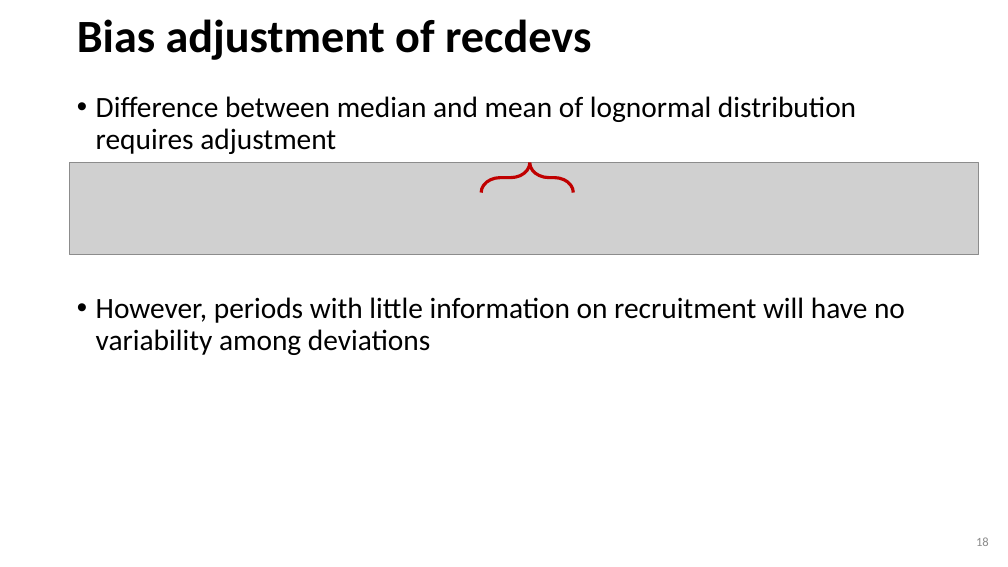
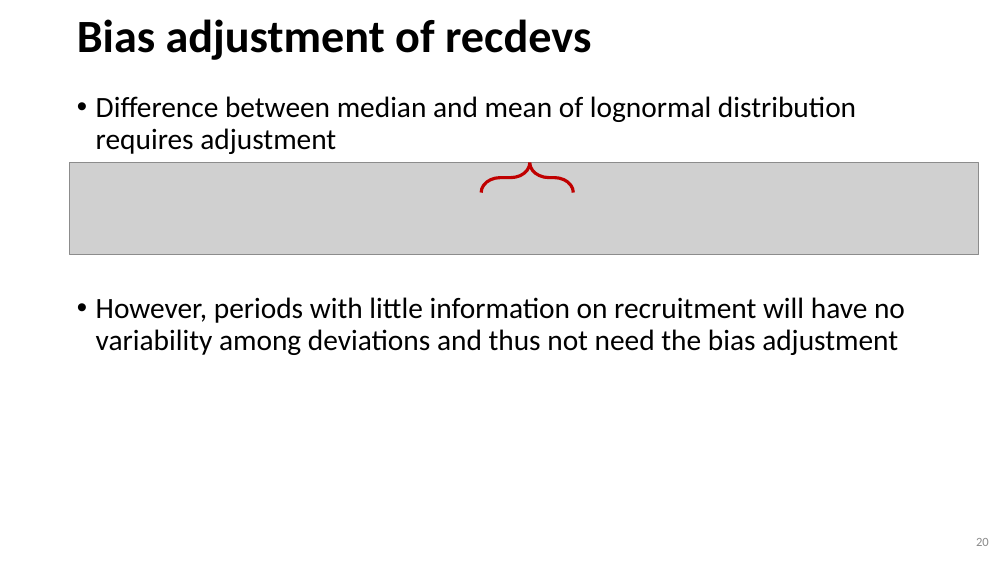
Before and after one commit to iantaylor-NOAA/SSrecruitment, a slide deck: slide 20 of Modeling Recruitment in Stock Synthesis.pptx (slide 18 before the commit). Drawn at 1008x567 pixels with LibreOffice and Linux fonts; fonts in the diff are those of the drawing; grey boxes stand for pictures. Boxes give left, top, right and bottom in pixels: in the first picture for what was removed or moved away, otherwise in the second. Text is boxed around its words. In the diff, an @@ line names an element or a change of style, - is before the commit and + after.

```diff
--- a/Modeling Recruitment in Stock Synthesis.pptx
+++ b/Modeling Recruitment in Stock Synthesis.pptx
@@ text at (x1=96, y1=297, x2=905, y2=355): text changed @@
-• However, periods with little information on recruitment will have no variability among deviations
+• However, periods with little information on recruitment will have no variability among deviations and thus not need the bias adjustment
@@ page number at (x1=976, y1=538, x2=989, y2=546): text changed @@
-18
+20
```
Also in this commit, not shown: 5 other slides changed, 7 slides added, 3 slides removed, 1 other file.
